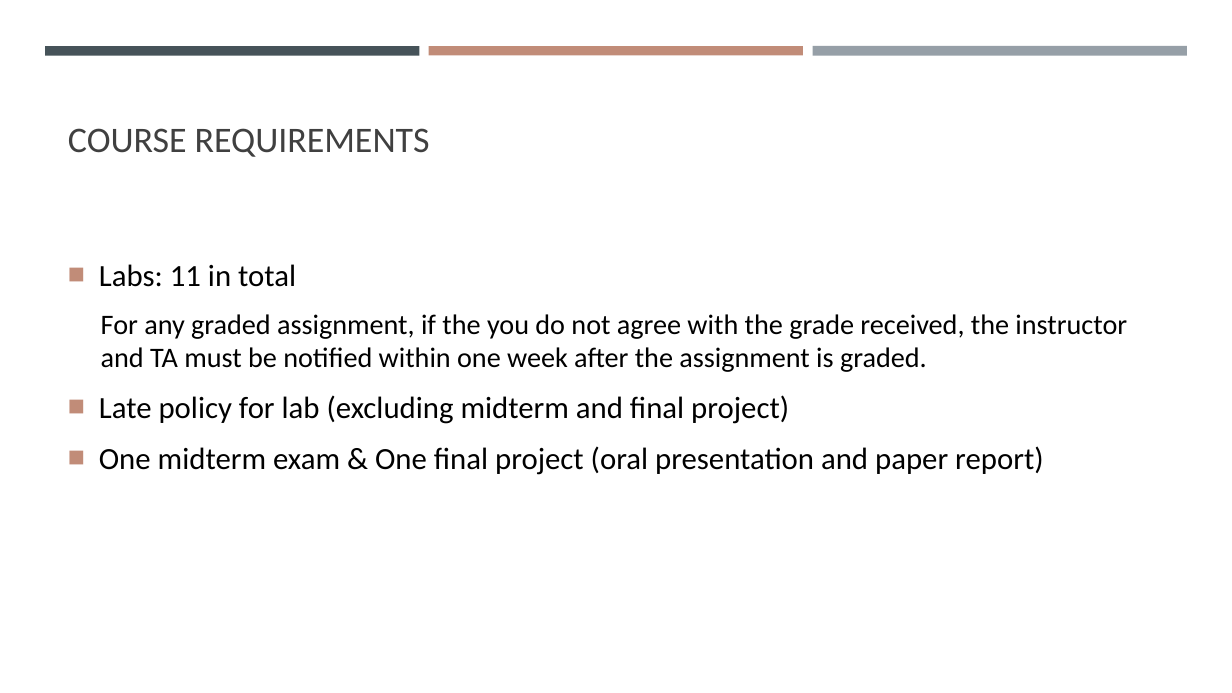
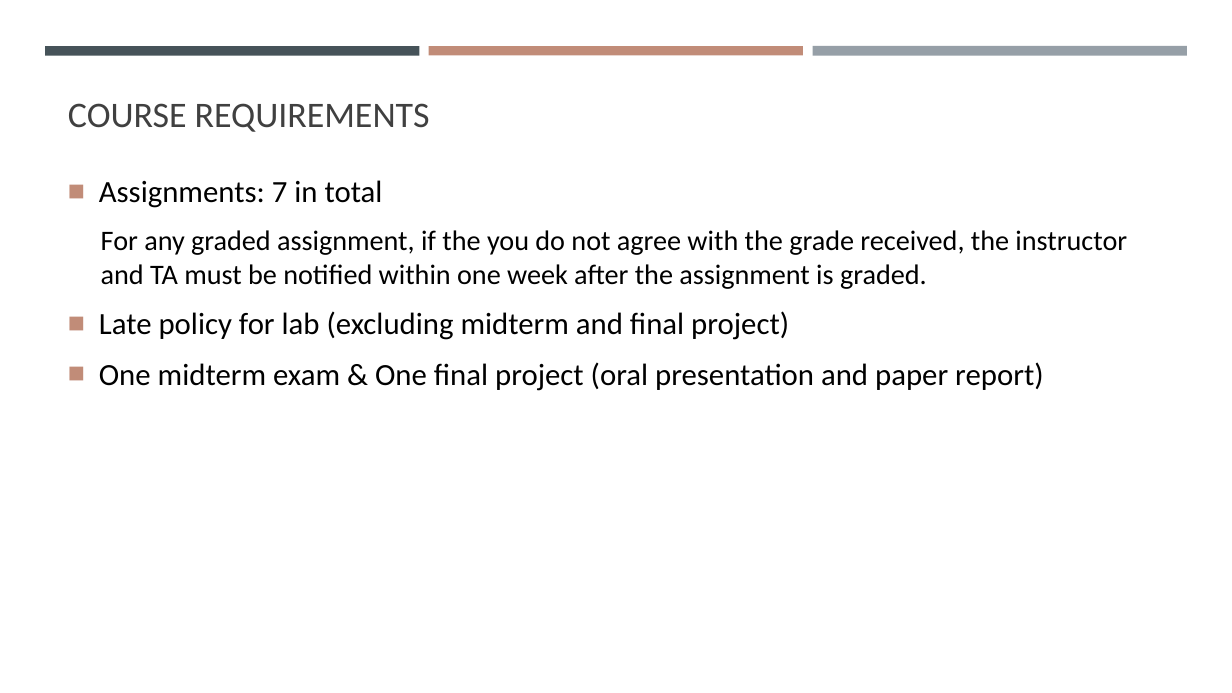
Before and after one commit to gisynw/geog-247, a slide deck: slide 8 of docs/Lectures/Week01/Week01_Intro.pptx (slide 7 before the commit). Drawn at 1232x693 pixels with LibreOffice and Linux fonts; fonts in the diff are those of the drawing. Boxes give left, top, right and bottom in pixels: in the first picture for what was removed or moved away, otherwise in the second. Text is boxed around its words. In the diff, an @@ line names an element or a change of style, - is before the commit and + after.

```diff
--- a/docs/Lectures/Week01/Week01_Intro.pptx
+++ b/docs/Lectures/Week01/Week01_Intro.pptx
@@ title "COURSE REQUIREMENTS": place and size @@
-title "COURSE REQUIREMENTS" at bbox=[68, 128, 430, 157]
+title "COURSE REQUIREMENTS" at bbox=[68, 103, 430, 132]
@@ text "Assignments: 7 in total": place and size @@
-text "Assignments: 7 in total" at bbox=[99, 264, 1127, 475]
+text "Assignments: 7 in total" at bbox=[99, 180, 1127, 391]
@@ text at bbox=[99, 180, 383, 208]: text changed @@
-■ Labs: 11 in total
+■ Assignments: 7 in total
```
Also in this commit, not shown: 6 slides added, 2 slides removed, 1 other file.
